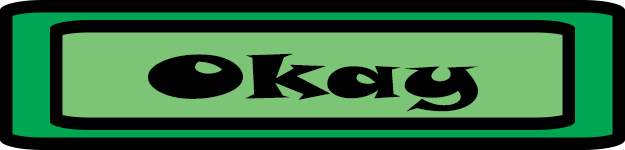
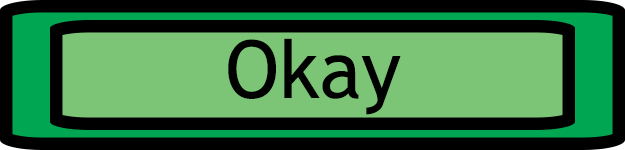
Two versions of the same layered image (625×150). Layer-by-layer changes:
painted on "Okay" over bbox(148, 38, 478, 115)
